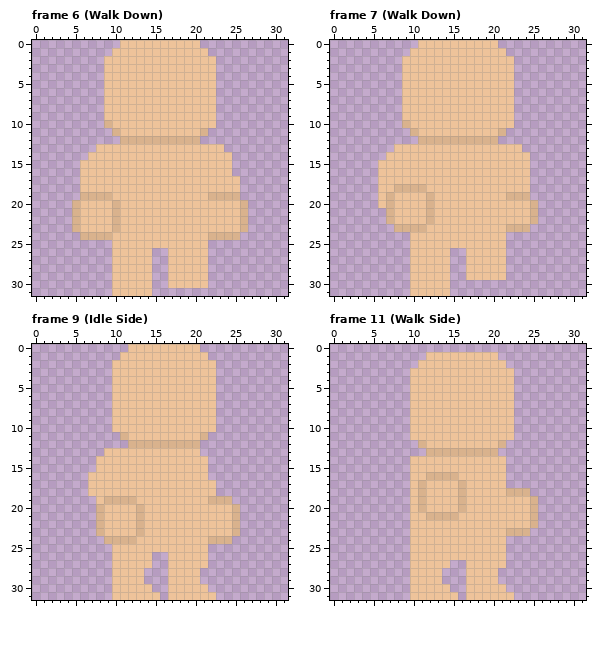
Edited in one commit: pixel-art file (build/Aseprite files/player Model template facing down.aseprite). Above is the file before it was changed.
32x32 pixels, 14 frames. Shown: frame 6 (Walk Down), frame 7 (Walk Down), frame 9 (Idle Side), frame 11 (Walk Side). The commit also changed other frames, which this record leaves out.
After:
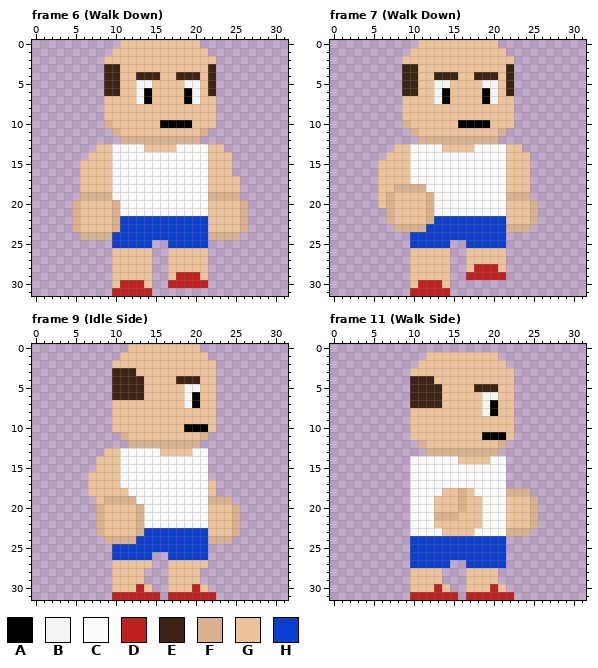
Palette (. is transparent): A #000000  B #f5f5f5  C #fbfbfb  D #c21f1f  E #3d2314  F #d9b28d  G #eec39a  H #0a3fcf
Commit message: fix Craig proportions
The edit:
layer "Craig" now shown
Frame 6 (Walk Down), layers "Craig", "Base":
y 3: x 9..10 GG -> EE; x 22 G -> E
y 4: x 9..10 GG -> EE; x 13..15 GGG -> EEE; x 18..20 GGG -> EEE; x 22 G -> E
y 5: x 9..10 GG -> EE; x 13..14 GG -> BB; x 19..20 GG -> BB; x 22 G -> E
y 6: x 9..10 GG -> EE; x 13..14 GG -> BA; x 19..20 GG -> AB; x 22 G -> E
y 7: x 13..14 GG -> BA; x 19..20 GG -> AB
y 10: x 16..19 GGGG -> AAAA
y 13: x 10..13 GGGG -> CCCC; x 18..21 GGGG -> CCCC
y 14..19: x 10..21 GGGGGGGGGGGG -> CCCCCCCCCCCC
y 20..21: x 11..21 GGGGGGGGGGG -> CCCCCCCCCCC
y 22..23: x 11..21 GGGGGGGGGGG -> HHHHHHHHHHH
y 24: x 10..21 GGGGGGGGGGGG -> HHHHHHHHHHHH
y 25: x 10..21 GGGGGGGGGGGG -> HHHHH..HHHHH
y 29: x 18..20 GGG -> DDD
y 30: x 11..13 GGG -> DDD; x 17..21 GGGGG -> DDDDD
y 31: x 10..14 GGGGG -> DDDDD
Frame 7 (Walk Down), layers "Craig", "Base":
y 3: x 9..10 GG -> EE; x 22 G -> E
y 4: x 9..10 GG -> EE; x 13..15 GGG -> EEE; x 18..20 GGG -> EEE; x 22 G -> E
y 5: x 9..10 GG -> EE; x 13..14 GG -> BB; x 19..20 GG -> BB; x 22 G -> E
y 6: x 9..10 GG -> EE; x 13..14 GG -> BA; x 19..20 GG -> AB; x 22 G -> E
y 7: x 13..14 GG -> BA; x 19..20 GG -> AB
y 10: x 16..19 GGGG -> AAAA
y 13: x 10..13 GGGG -> CCCC; x 18..21 GGGG -> CCCC
y 14..17: x 10..21 GGGGGGGGGGGG -> CCCCCCCCCCCC
y 18: x 12..21 GGGGGGGGGG -> CCCCCCCCCC
y 19..21: x 13..21 GGGGGGGGG -> CCCCCCCCC
y 22: x 13..21 GGGGGGGGG -> HHHHHHHHH
y 23: x 12..21 GGGGGGGGGG -> HHHHHHHHHH
y 24: x 10..21 GGGGGGGGGGGG -> HHHHHHHHHHHH
y 25: x 10..21 GGGGGGGGGGGG -> HHHHH..HHHHH
y 28: x 18..20 GGG -> DDD
y 29: x 17..21 GGGGG -> DDDDD
y 30: x 11..13 GGG -> DDD
y 31: x 10..14 GGGGG -> DDDDD
Frame 9 (Idle Side), layer "Craig":
y 3: x 10..12 GGG -> EEE
y 4: x 10..13 GGGG -> EEEE; x 18..20 GGG -> EEE
y 5: x 10..13 GGGG -> EEEE; x 19..20 GG -> BB
y 6: x 10..13 GGGG -> EEEE; x 19..20 GG -> BA
y 7: x 19..20 GG -> BA
y 10: x 19..21 GGG -> AAA
y 13: x 11..15 GGGGG -> CCCCC; x 20..21 G. -> CC
y 14..17: x 11..21 GGGGGGGGGGG -> CCCCCCCCCCC
y 18: x 12..21 GGGGGGGGGG -> CCCCCCCCCC
y 19: x 13..21 GGGGGGGGG -> CCCCCCCCC
y 20..22: x 14..21 GGGGGGGG -> CCCCCCCC
y 23: x 14..21 GGGGGGGG -> HHHHHHHH
y 24: x 13..21 GGGGGGGGG -> HHHHHHHHH
y 25: x 10..21 GGGGGGGGGGGG -> HHHHHHHHHHHH
y 26: x 10..14 GGGGG -> HHHHH; x 17..21 GGGGG -> HHHHH
y 30: x 13 G -> D; x 20 G -> D
y 31: x 10..15 GGGGGG -> DDDDDD; x 17..22 GGGGGG -> DDDDDD
Frame 11 (Walk Side), layer "Craig":
y 4: x 10..12 GGG -> EEE
y 5: x 10..13 GGGG -> EEEE; x 18..20 GGG -> EEE
y 6: x 10..13 GGGG -> EEEE; x 19..20 GG -> BB
y 7: x 10..13 GGGG -> EEEE; x 19..20 GG -> BA
y 8: x 19..20 GG -> BA
y 11: x 19..21 GGG -> AAA
y 14: x 10..15 GGGGGG -> CCCCCC; x 20..21 GG -> CC
y 15: x 10..21 GGGGGGGGGGGG -> CCCCCCCCCCCC
y 16: x 10..21 GGFFFFGGGGGG -> CCCCCCCCCCCC
y 17: x 10..21 GFGGGGFGGGGG -> CCCCCCCCCCCC
y 18: x 10..13 GFGG -> CCCC; x 18..21 GGGG -> CCCC
y 19..20: x 10..12 GFG -> CCC; x 19..21 GGG -> CCC
y 21: x 10..12 GGF -> CCC; x 19..21 GGG -> CCC
y 22: x 10..12 GGG -> CCC; x 19..21 GGG -> CCC
y 23: x 10..13 GGGG -> CCCC; x 18..21 GGGG -> CCCC
y 24..26: x 10..21 GGGGGGGGGGGG -> HHHHHHHHHHHH
y 27: x 10..14 GGGGG -> HHHHH; x 17..21 GGGGG -> HHHHH
y 30: x 13 G -> D; x 20 G -> D
y 31: x 10..15 GGGGGG -> DDDDDD; x 17..22 GGGGGG -> DDDDDD
Changed places in both pictures, as pixel boxes (x1, y1, x2, y2):
changed: (104, 64, 216, 296)
changed: (402, 64, 514, 296)
changed: (112, 368, 208, 560)
changed: (112, 584, 216, 600)
changed: (410, 376, 514, 600)
